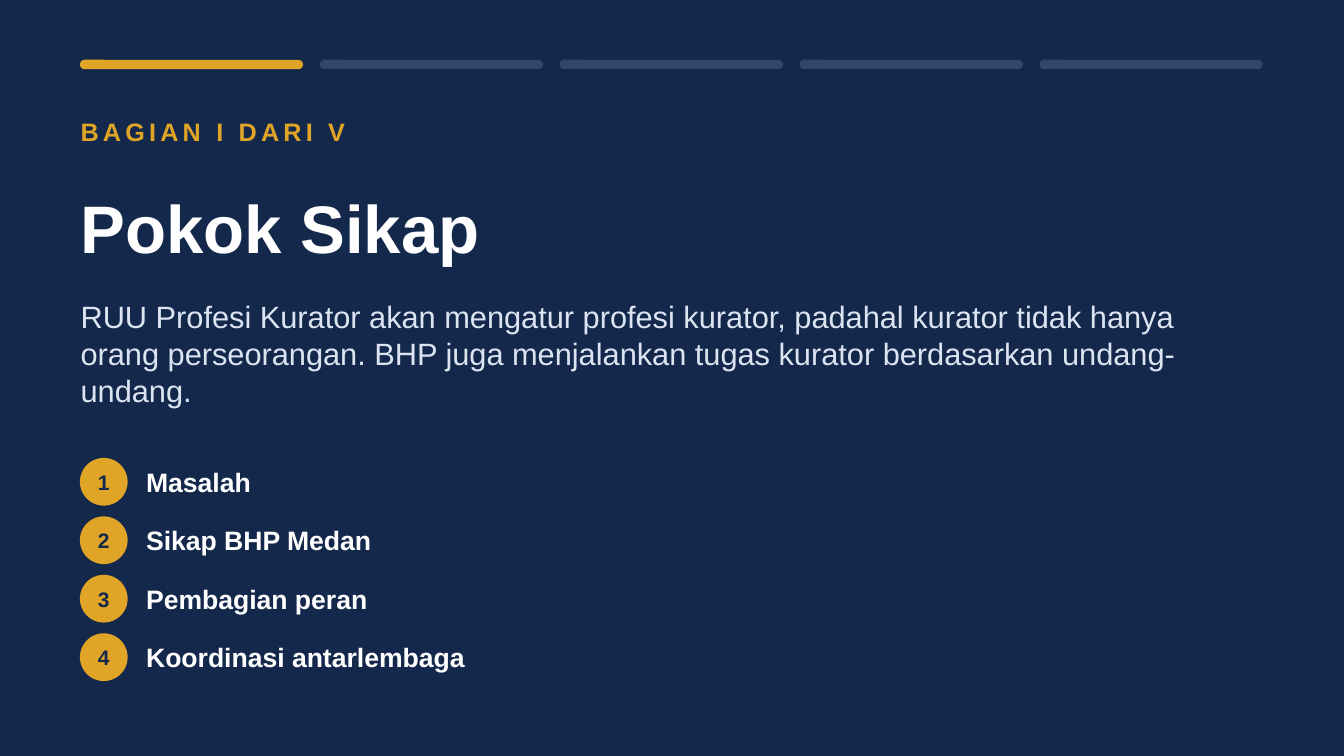
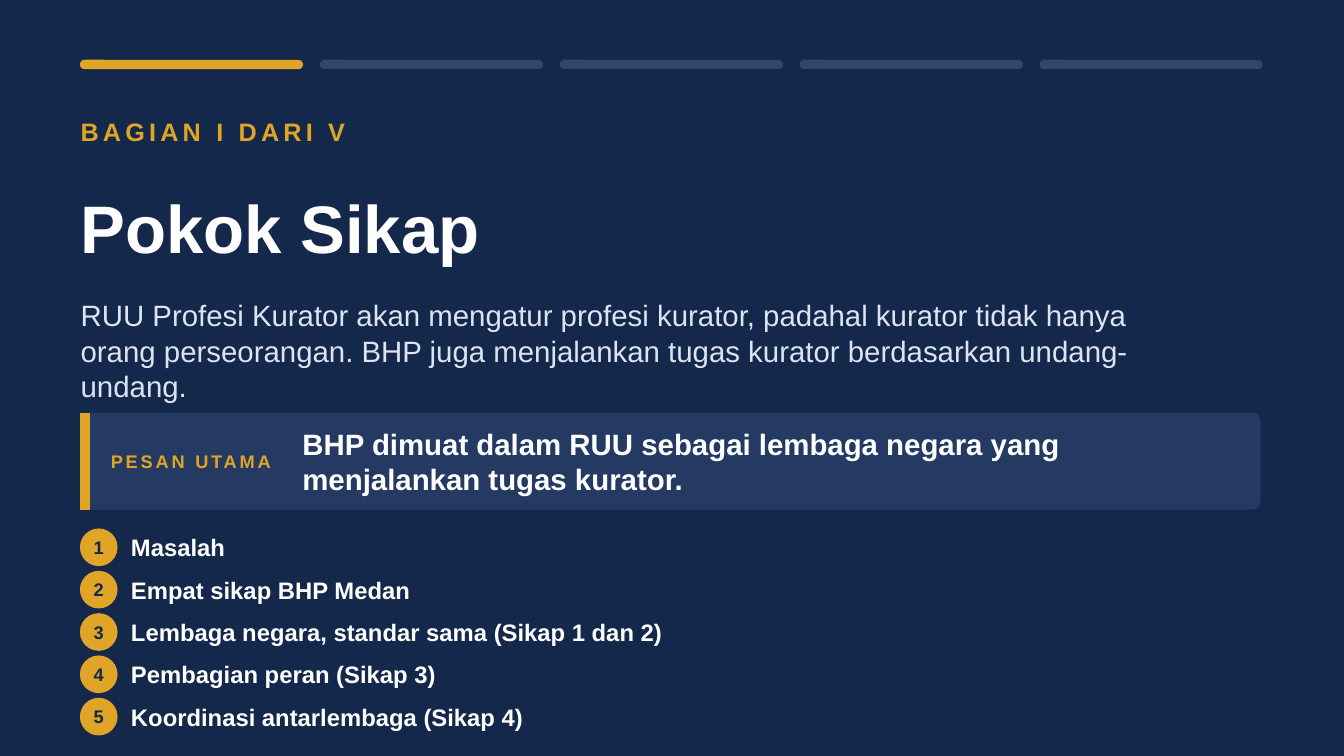
Before and after one commit to artheralawfirm-cloud/SAPAWALI, a slide deck: slide 3 of presentasi/Paparan_BHP_Medan_RUU_Profesi_Kurator.pptx. Drawn at 1344x756 pixels with LibreOffice and Linux fonts; fonts in the diff are those of the drawing. Boxes give left, top, right and bottom in pixels: in the first picture for what was removed or moved away, otherwise in the second. Text is boxed around its words. In the diff, an @@ line names an element or a change of style, - is before the commit and + after.

```diff
--- a/presentasi/Paparan_BHP_Medan_RUU_Profesi_Kurator.pptx
+++ b/presentasi/Paparan_BHP_Medan_RUU_Profesi_Kurator.pptx
@@ text "RUU Profesi Kurator akan mengatur ..." at bbox=[81, 304, 1127, 403]: size 22 to 21 pt @@
@@ rounded rectangle added at bbox=[81, 413, 1260, 509], fill #243A63, outline #243A63 1 pt @@
@@ rectangle added at bbox=[81, 413, 90, 509], fill #E0A526, outline #E0A526 1 pt @@
@@ text added at bbox=[111, 413, 302, 509], 13 pt, text #E0A526, bold @@
+PESAN UTAMA
@@ text added at bbox=[302, 433, 1060, 496], 21 pt, text #FFFFFF, bold @@
+BHP dimuat dalam RUU sebagai lembaga negara yang menjalankan tugas kurator.
@@ size 15 to 13 pt in 4 elements at bbox=[94, 668, 104, 681], bbox=[94, 626, 104, 639], bbox=[94, 583, 104, 596], bbox=[94, 541, 104, 554] @@
@@ text "1": place and size @@
-text "1" at bbox=[98, 475, 110, 490]
+text "1" at bbox=[94, 541, 104, 554]
@@ ellipse: place and size @@
-ellipse at bbox=[81, 517, 127, 564]
+ellipse at bbox=[81, 529, 117, 566]
@@ text "Masalah": place and size @@
-text "Masalah" at bbox=[146, 472, 251, 493]
+text "Masalah" at bbox=[131, 538, 225, 557]
@@ text "Masalah" at bbox=[131, 538, 225, 557]: size 19 to 17 pt @@
@@ text "2": place and size @@
-text "2" at bbox=[98, 533, 110, 548]
+text "2" at bbox=[94, 583, 104, 596]
@@ ellipse: place and size @@
-ellipse at bbox=[81, 576, 127, 622]
+ellipse at bbox=[81, 572, 117, 608]
@@ text at bbox=[131, 581, 409, 604]: text changed; size 19 to 17 pt @@
-Sikap BHP Medan
+Empat sikap BHP Medan
@@ text "3": place and size @@
-text "3" at bbox=[98, 592, 110, 608]
+text "3" at bbox=[94, 626, 104, 639]
@@ ellipse: place and size @@
-ellipse at bbox=[81, 459, 127, 505]
+ellipse at bbox=[81, 614, 117, 650]
@@ text added at bbox=[131, 623, 662, 646], 17 pt, text #FFFFFF, bold @@
+Lembaga negara, standar sama (Sikap 1 dan 2)
@@ text "4": place and size @@
-text "4" at bbox=[98, 650, 110, 665]
+text "4" at bbox=[94, 668, 104, 681]
@@ ellipse: place and size @@
-ellipse at bbox=[81, 634, 127, 681]
+ellipse at bbox=[81, 656, 117, 693]
@@ text at bbox=[131, 665, 435, 688]: text changed; size 19 to 17 pt @@
-Pembagian peran
+Pembagian peran (Sikap 3)
@@ ellipse added at bbox=[81, 699, 117, 735], fill #E0A526, outline #E0A526 1 pt @@
@@ text added at bbox=[94, 710, 104, 723], 13 pt, text #14284B, bold @@
+5
@@ text at bbox=[131, 708, 523, 731]: text changed; size 19 to 17 pt @@
-Koordinasi antarlembaga
+Koordinasi antarlembaga (Sikap 4)
```
Also in this commit, not shown: 24 other slides changed, 2 slides added, 6 other files.
